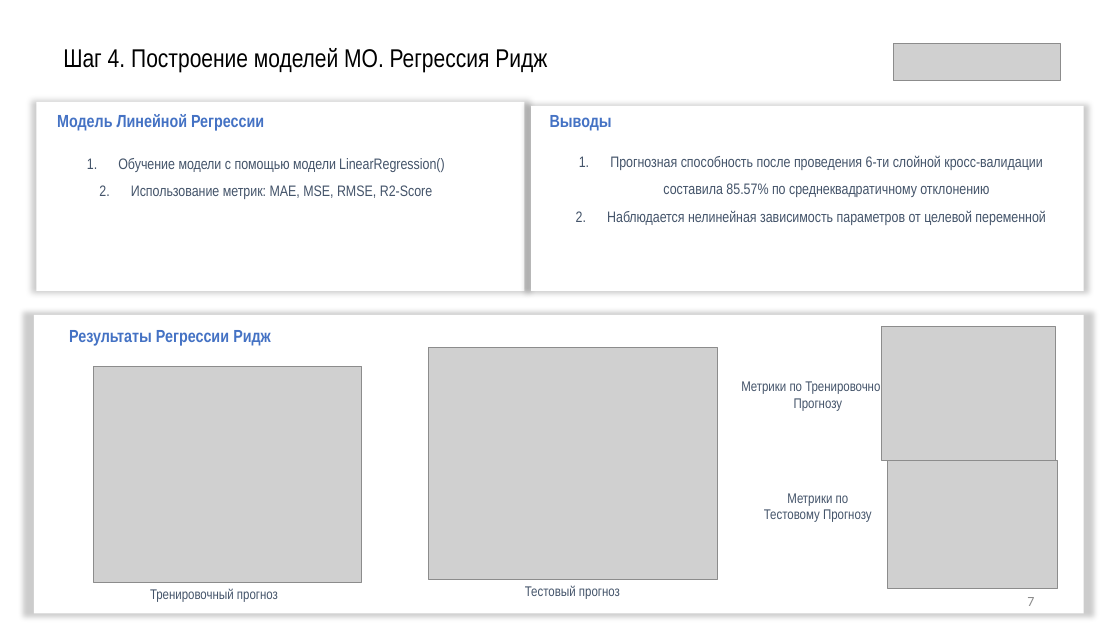
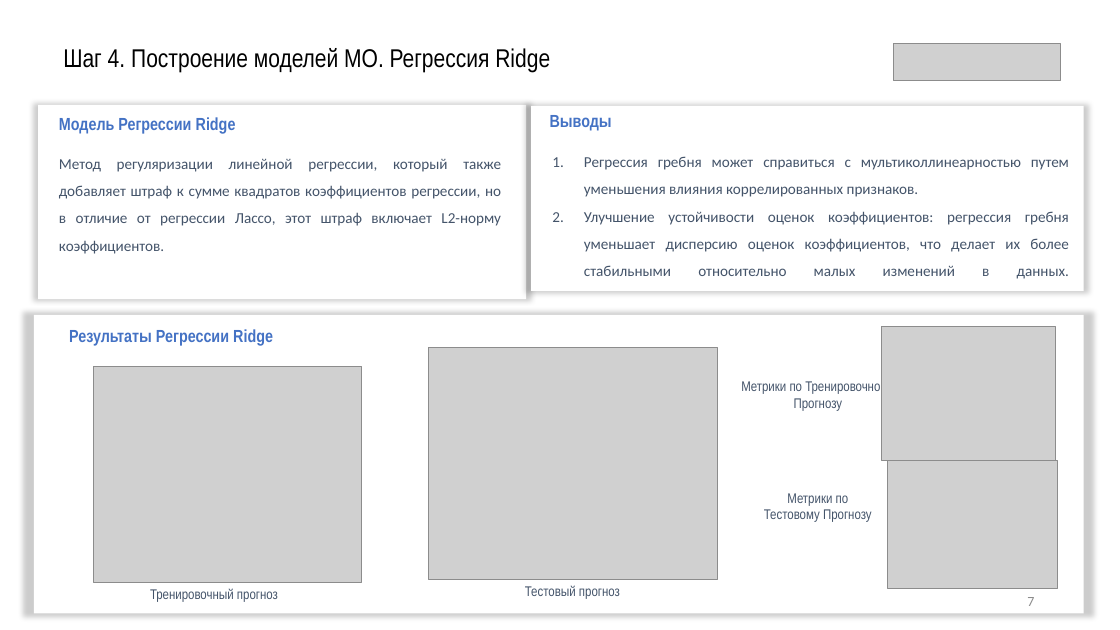
Before and after one commit to vvk79/Innopolis_final_work, a slide deck: slide 7 of Создание веб-приложения для обработки и анализа данных с.pptx. Drawn at 1120x630 pixels with LibreOffice and Linux fonts; fonts in the diff are those of the drawing; grey boxes stand for pictures. Boxes give left, top, right and bottom in pixels: in the first picture for what was removed or moved away, otherwise in the second. Text is boxed around its words. In the diff, an @@ line names an element or a change of style, - is before the commit and + after.

```diff
--- a/Создание веб-приложения для обработки и анализа данных с.pptx
+++ b/Создание веб-приложения для обработки и анализа данных с.pptx
@@ title at [63,48,550,73]: text changed @@
-Шаг 4. Построение моделей МО. Регрессия Ридж
+Шаг 4. Построение моделей МО. Регрессия Ridge
@@ rectangle "hon": place and size @@
-rectangle "hon" at [36,102,524,291]
+rectangle "hon" at [38,105,526,299]
@@ text at [59,117,236,134]: text changed @@
-Модель Линейной Регрессии
+Модель Регрессии Ridge
@@ text at [59,159,501,254]: text changed; font Arial Narrow to Calibri @@
-1. Обучение модели с помощью модели LinearRegression()
-2. Использование метрик: MAE, MSE, RMSE, R2-Score
+Метод регуляризации линейной регрессии, который также добавляет штраф к сумме квадратов коэффициентов регрессии, но в отличие от регрессии Лассо, этот штраф включает L2-норму коэффициентов.
@@ text at [584,156,1069,279]: text changed; font Arial Narrow to Calibri @@
-1. Прогнозная способность после проведения 6-ти слойной кросс-валидации составила 85.57% по среднеквадратичному отклонению
-2. Наблюдается нелинейная зависимость параметров от целевой переменной
+1. Регрессия гребня может справиться с мультиколлинеарностью путем уменьшения влияния коррелированных признаков.
+2. Улучшение устойчивости оценок коэффициентов: регрессия гребня уменьшает дисперсию оценок коэффициентов, что делает их более стабильными относительно малых изменений в данных.
@@ text in rectangle at [46,194,77,199]: text added @@
+hon
@@ text at [69,329,273,346]: text changed @@
-Результаты Регрессии Ридж
+Результаты Регрессии Ridge
```
Also in this commit, not shown: 8 other slides changed, 1 slide added, 2 slides removed, 1 other file.
